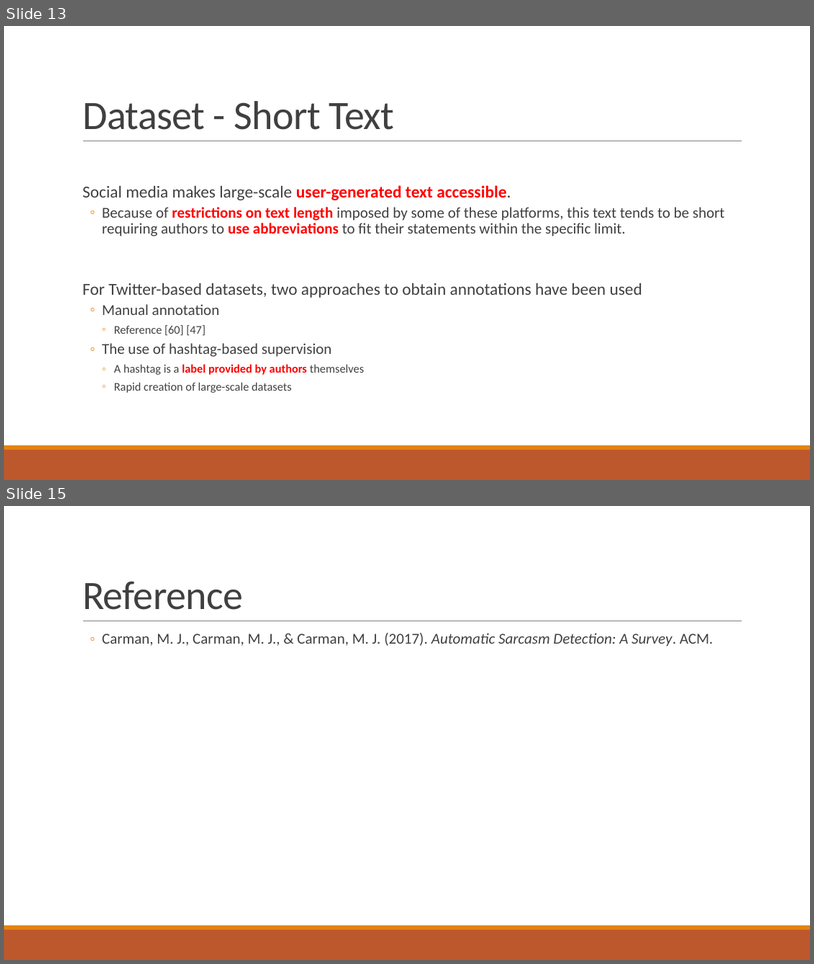
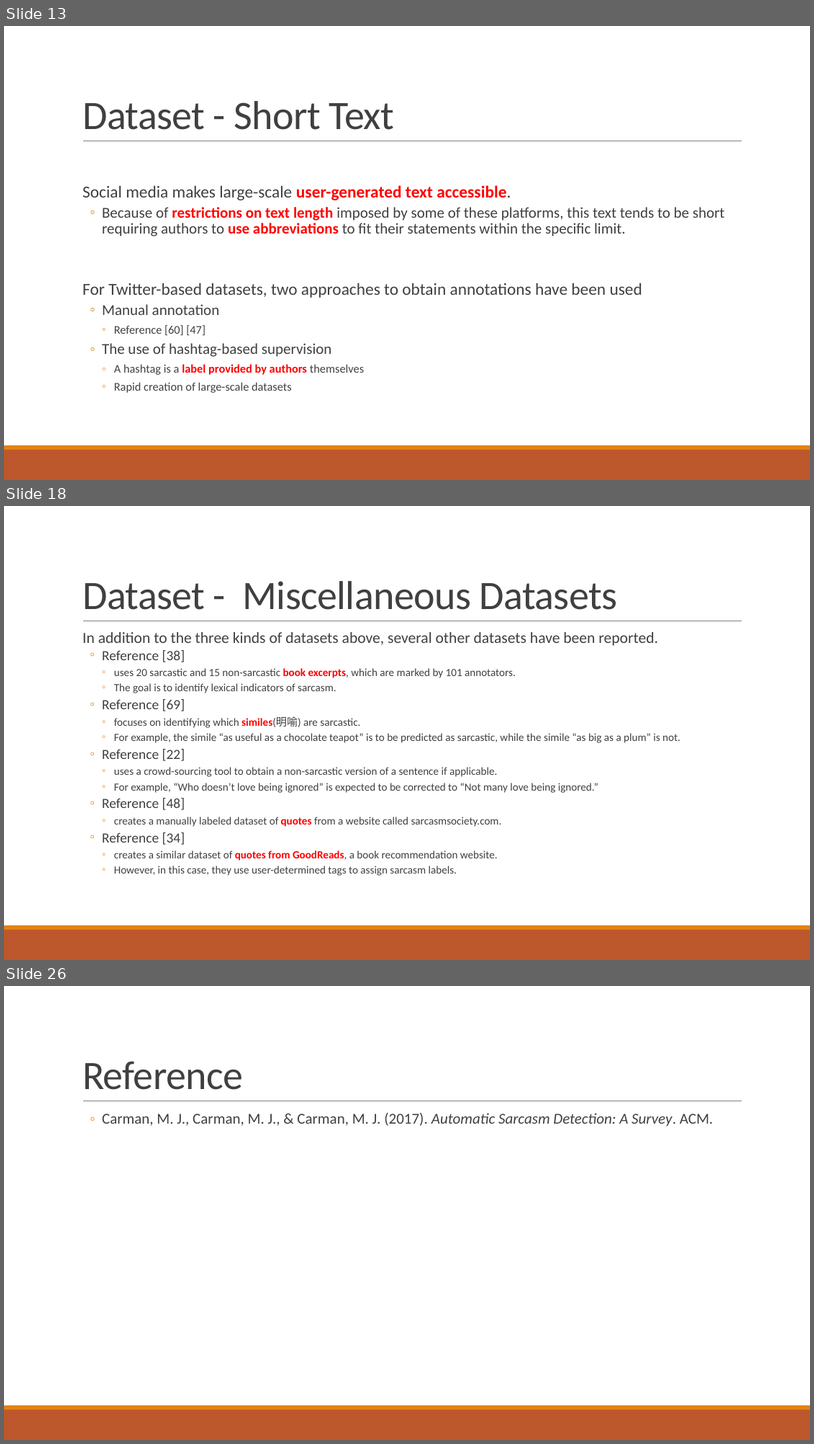
Before and after one commit to liangxh/grad, a slide deck: [文献调研] Automatic Sarcasm Detection A Survey.pptx. Shown one above the other, each under a label of ours: slides 13 and 15 before the commit, slides 13, 18 and 26 after it; the slides between them are not shown. The pictures are 814x964 and 814x1444 pixels, drawn with LibreOffice and Linux fonts; fonts in the diff are those of the drawing. Boxes give left, top, right and bottom in pixels: in the first picture for what was removed or moved away, otherwise in the second. Text is boxed around its words. In the diff, an @@ line names an element or a change of style, - is before the commit and + after.

```diff
--- a/[文献调研] Automatic Sarcasm Detection A Survey.pptx
+++ b/[文献调研] Automatic Sarcasm Detection A Survey.pptx
@@ slide 18 added at (x1=4, y1=506, x2=810, y2=960), background #FFFFFF; not listed: 3 template elements that a slide beside it also shows @@
@@ title added at (x1=82, y1=581, x2=617, y2=610), 48 pt, text #404040 @@
+Dataset - Miscellaneous Datasets
@@ text added at (x1=82, y1=632, x2=681, y2=875), 12.9 pt, text #404040 @@
+  In addition to the three kinds of datasets above, several other datasets have been reported.
+  ◦ Reference [38]
+    ◦ uses 20 sarcastic and 15 non-sarcastic book excerpts, which are marked by 101 annotators.
+    ◦ The goal is to identify lexical indicators of sarcasm.
+  ◦ Reference [69]
+    ◦ focuses on identifying which similes(明喻) are sarcastic.
+    ◦ For example, the simile “as useful as a chocolate teapot” is to be predicted as sarcastic, while the simile “as big as a plum” is not.
+  ◦ Reference [22]
+    ◦ uses a crowd-sourcing tool to obtain a non-sarcastic version of a sentence if applicable.
+    ◦ For example, “Who doesn’t love being ignored” is expected to be corrected to “Not many love being ignored.”
+  ◦ Reference [48]
+    ◦ creates a manually labeled dataset of quotes from a website called sarcasmsociety.com.
+  ◦ Reference [34]
+    ◦ creates a similar dataset of quotes from GoodReads, a book recommendation website.
+    ◦ However, in this case, they use user-determined tags to assign sarcasm labels.
@@ what was slide 15 is now slide 26 @@
```
Also in this commit, not shown: 10 other slides added.
